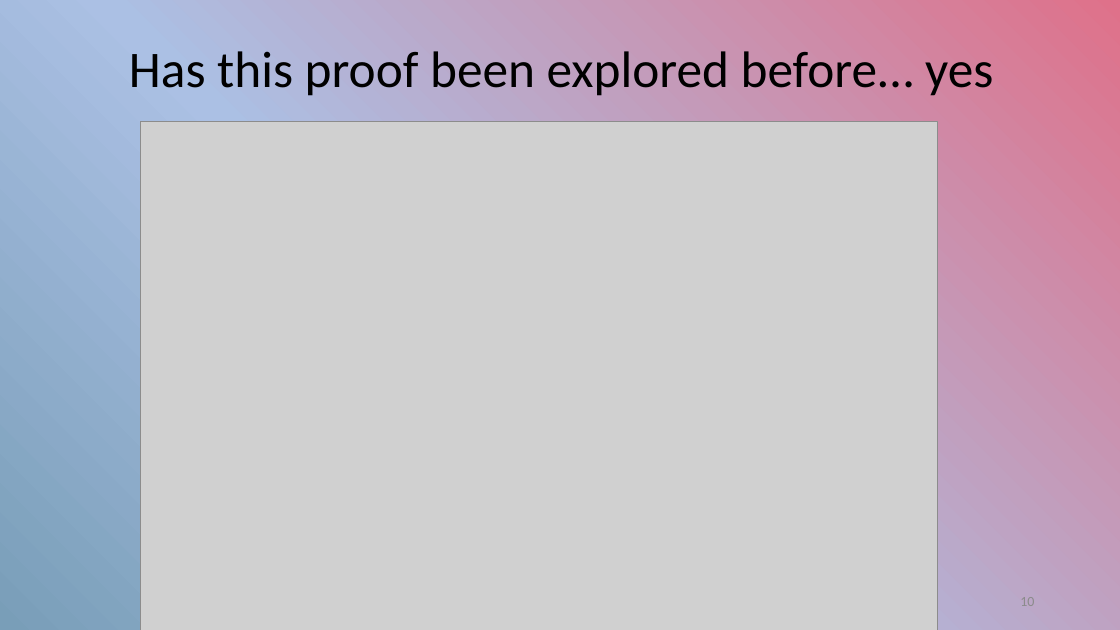
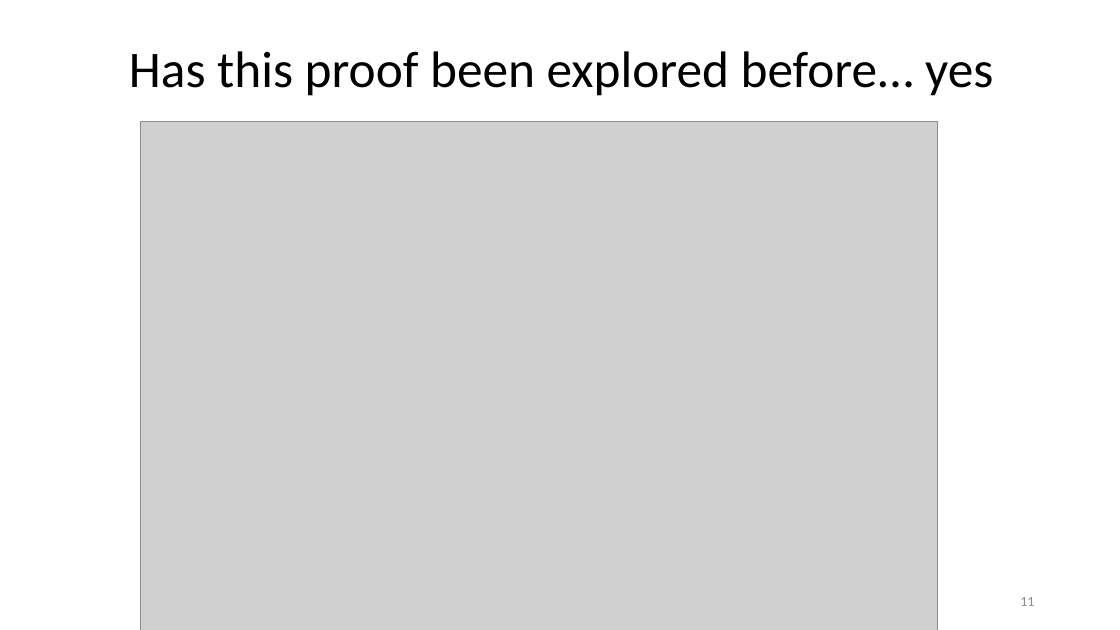
Before and after one commit to seanwestfall/algorithm_w_presentation, a slide deck: slide 10 of Presentation1.pptx (slide 9 before the commit). Drawn at 1120x630 pixels with LibreOffice and Linux fonts; fonts in the diff are those of the drawing; grey boxes stand for pictures. Boxes give left, top, right and bottom in pixels: in the first picture for what was removed or moved away, otherwise in the second. Text is boxed around its words. In the diff, an @@ line names an element or a change of style, - is before the commit and + after.

Commit message:
Updated the background and the about slide

```diff
--- a/Presentation1.pptx
+++ b/Presentation1.pptx
@@ background gradient #799EB8 to #ABC0E4 to #DF718A to #FFFFFF @@
@@ page number at <box>1020,597,1034,606</box>: text changed @@
-10
+11
```
Also in this commit, not shown: 7 other slides changed, 1 slide added.
